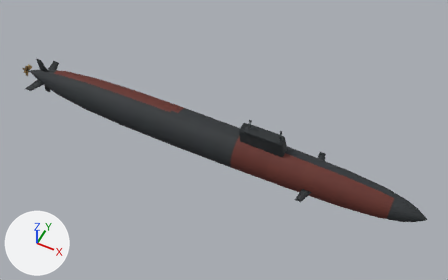
Two versions of the Blender file SilentDepth_Assets/Submarines/SSN/USA/Los_Angeles/Blend/US_SSN_LosAngeles_MASTER.blend, one commit apart.
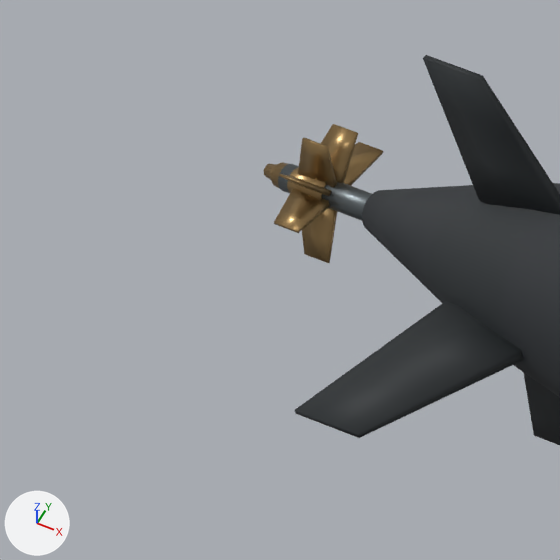
The first picture shows the older version from a 50 mm lens placed at (49.8, -91.2, 115.3), pointed at (4.0, 0.4, 0.8). The close-ups show the older and then the newer version on the part from 0% to 11% of the width and 19% to 36% of the height of that picture. Only the edits that show in the close-ups are written down. The axes (+X, +Y, +Z) are drawn at lower left. The lights are the same throughout.

The scene before the commit, as lines of its bpy script (objects in view):
```python
ob_sub_hub = bpy.data.objects.new('SUB_Hub', me_hub)
ob_sub_hub.location = (0.0, 0.0, 0.0)
ob_sub_propellerblade_0 = bpy.data.objects.new('SUB_PropellerBlade_0', me_propellerblade_0)
ob_sub_propellerblade_0.location = (0.0, 0.0, 0.0)
ob_sub_propellerblade_1 = bpy.data.objects.new('SUB_PropellerBlade_1', me_propellerblade_1)
ob_sub_propellerblade_1.location = (0.0, 0.0, 0.0)
ob_sub_propellerblade_2 = bpy.data.objects.new('SUB_PropellerBlade_2', me_propellerblade_2)
ob_sub_propellerblade_2.location = (0.0, 0.0, 0.0)
ob_sub_propellerblade_4 = bpy.data.objects.new('SUB_PropellerBlade_4', me_propellerblade_4)
ob_sub_propellerblade_4.location = (0.0, 0.0, 0.0)
ob_sub_propellerblade_5 = bpy.data.objects.new('SUB_PropellerBlade_5', me_propellerblade_5)
ob_sub_propellerblade_5.location = (0.0, 0.0, 0.0)
ob_sub_propellerblade_6 = bpy.data.objects.new('SUB_PropellerBlade_6', me_propellerblade_6)
ob_sub_propellerblade_6.location = (0.0, 0.0, 0.0)
ob_sub_shaft = bpy.data.objects.new('SUB_Shaft', me_shaft)
ob_sub_shaft.location = (0.0, 0.0, 0.0)
# also in view: 'SUB_Hull' at (0.0, 0.0, 0.0); 'SUB_Rudder_T' at (-50.3, 0.0, 3.9); 'SUB_SternPlane_S' at (-50.5, -4.1, 0.0); 'SUB_Rudder_B' at (-50.3, 0.0, -3.9)
```
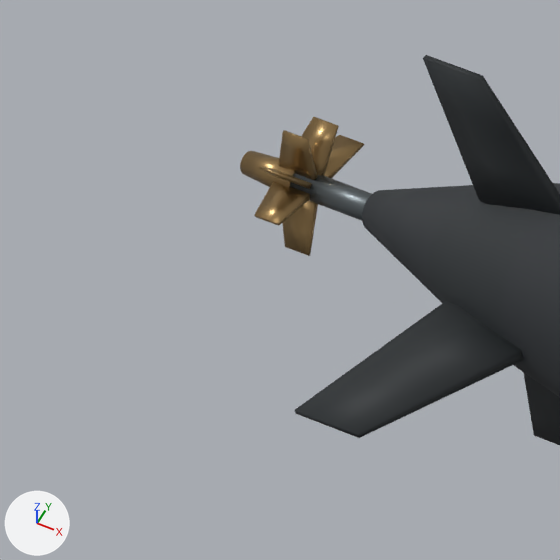
Where the change shows, as pixel boxes [x1, y1, x2, y2] in the close-ups (560 x 560 px):
'SUB_PropellerBlade_4', moved: before [302, 208, 337, 263]; after [282, 201, 318, 256]
'SUB_PropellerBlade_5', moved: before [274, 188, 330, 233]; after [255, 182, 310, 226]
'SUB_PropellerBlade_1', moved: before [321, 124, 358, 183]; after [302, 117, 339, 176]
'SUB_PropellerBlade_0', moved: before [298, 138, 337, 188]; after [279, 130, 318, 180]
'SUB_PropellerBlade_2', moved: before [344, 142, 383, 186]; after [324, 135, 364, 178]
'SUB_Hub', moved: before [271, 162, 326, 200]; after [240, 151, 294, 188]
'SUB_PropellerBlade_6', moved: before [279, 174, 331, 196]; after [259, 166, 312, 189]

The change, as a diff of the scene's bpy script:
```diff
--- a/SilentDepth_Assets/Submarines/SSN/USA/Los_Angeles/Blend/US_SSN_LosAngeles_MASTER.blend.py
+++ b/SilentDepth_Assets/Submarines/SSN/USA/Los_Angeles/Blend/US_SSN_LosAngeles_MASTER.blend.py
@@ me_hub @@
 # used by ob_sub_hub; location = (0.0, 0.0, 0.0)
-me_hub.from_pydata(...)  # 64 vertices, 34 faces; spans x -57.83..-56.33, y -0.42..0.42, z -0.42..0.42
+me_hub.from_pydata(...)  # 64 vertices, 34 faces; spans x -58.75..-57.25, y -0.42..0.42, z -0.42..0.42
+# me_hub part 1: the whole mesh is moved by (-0.92, 0.0, 0.0)
 me_hub.materials.append(mat_sd_bronze)
@@ me_propellerblade_0 @@
 # used by ob_sub_propellerblade_0; location = (0.0, 0.0, 0.0)
-me_propellerblade_0.from_pydata(...)  # 16 vertices, 14 faces; spans x -57.228..-55.978, y -0.08..0.08, z 0.12..1.592
+me_propellerblade_0.from_pydata(...)  # 16 vertices, 14 faces; spans x -57.8..-56.55, y -0.08..0.08, z 0.12..1.592
+# me_propellerblade_0 part 2: the whole mesh is moved by (-0.572, 0.0, 0.0)
 me_propellerblade_0.materials.append(mat_sd_bronze)
@@ me_propellerblade_1 @@
 # used by ob_sub_propellerblade_1; location = (0.0, 0.0, 0.0)
-me_propellerblade_1.from_pydata(...)  # 16 vertices, 14 faces; spans x -57.228..-55.978, y 0.013..1.019, z 0.043..1.259
+me_propellerblade_1.from_pydata(...)  # 16 vertices, 14 faces; spans x -57.8..-56.55, y 0.013..1.019, z 0.043..1.259
+# me_propellerblade_1 part 3: the whole mesh is moved by (-0.572, 0.0, 0.0)
 me_propellerblade_1.materials.append(mat_sd_bronze)
@@ me_propellerblade_2 @@
 # used by ob_sub_propellerblade_2; location = (0.0, 0.0, 0.0)
-me_propellerblade_2.from_pydata(...)  # 16 vertices, 14 faces; spans x -57.228..-55.978, y 0.109..1.582, z -0.064..0.234
+me_propellerblade_2.from_pydata(...)  # 16 vertices, 14 faces; spans x -57.8..-56.55, y 0.109..1.582, z -0.064..0.234
+# me_propellerblade_2 part 4: the whole mesh is moved by (-0.572, 0.0, 0.0)
 me_propellerblade_2.materials.append(mat_sd_bronze)
@@ me_propellerblade_4 @@
 # used by ob_sub_propellerblade_4; location = (0.0, 0.0, 0.0)
-me_propellerblade_4.from_pydata(...)  # 16 vertices, 14 faces; spans x -57.228..-55.978, y -1.007..-0.011, z -1.268..-0.045
+me_propellerblade_4.from_pydata(...)  # 16 vertices, 14 faces; spans x -57.8..-56.55, y -1.007..-0.011, z -1.268..-0.045
+# me_propellerblade_4 part 5: the whole mesh is moved by (-0.572, 0.0, 0.0)
 me_propellerblade_4.materials.append(mat_sd_bronze)
@@ me_propellerblade_5 @@
 # used by ob_sub_propellerblade_5; location = (0.0, 0.0, 0.0)
-me_propellerblade_5.from_pydata(...)  # 16 vertices, 14 faces; spans x -57.228..-55.978, y -1.582..-0.109, z -0.064..0.234
+me_propellerblade_5.from_pydata(...)  # 16 vertices, 14 faces; spans x -57.8..-56.55, y -1.582..-0.109, z -0.064..0.234
+# me_propellerblade_5 part 6: the whole mesh is moved by (-0.572, 0.0, 0.0)
 me_propellerblade_5.materials.append(mat_sd_bronze)
@@ me_propellerblade_6 @@
 # used by ob_sub_propellerblade_6; location = (0.0, 0.0, 0.0)
-me_propellerblade_6.from_pydata(...)  # 16 vertices, 14 faces; spans x -57.228..-55.978, y -1.019..-0.013, z 0.043..1.259
+me_propellerblade_6.from_pydata(...)  # 16 vertices, 14 faces; spans x -57.8..-56.55, y -1.019..-0.013, z 0.043..1.259
+# me_propellerblade_6 part 7: the whole mesh is moved by (-0.572, 0.0, 0.0)
 me_propellerblade_6.materials.append(mat_sd_bronze)
```
